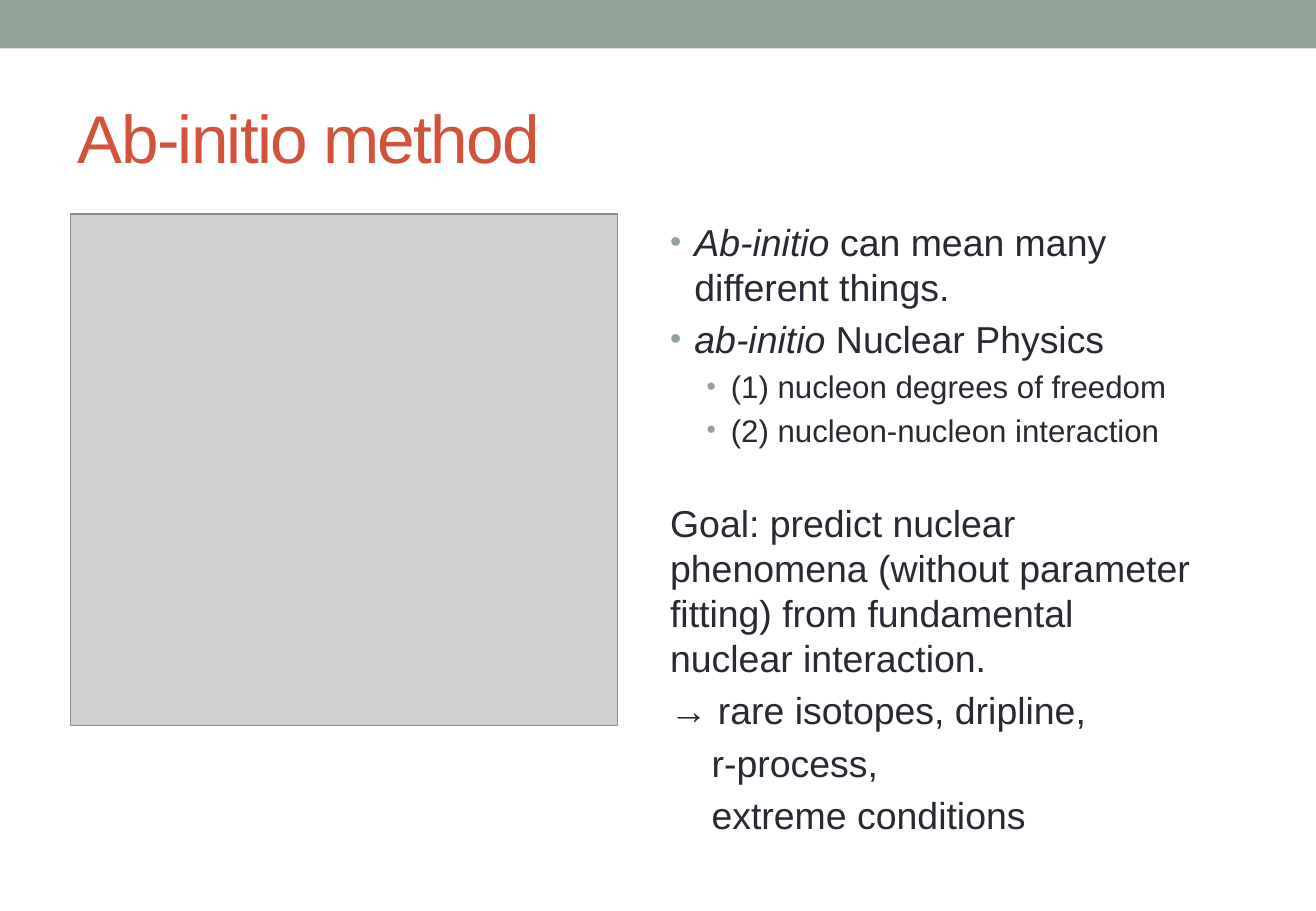
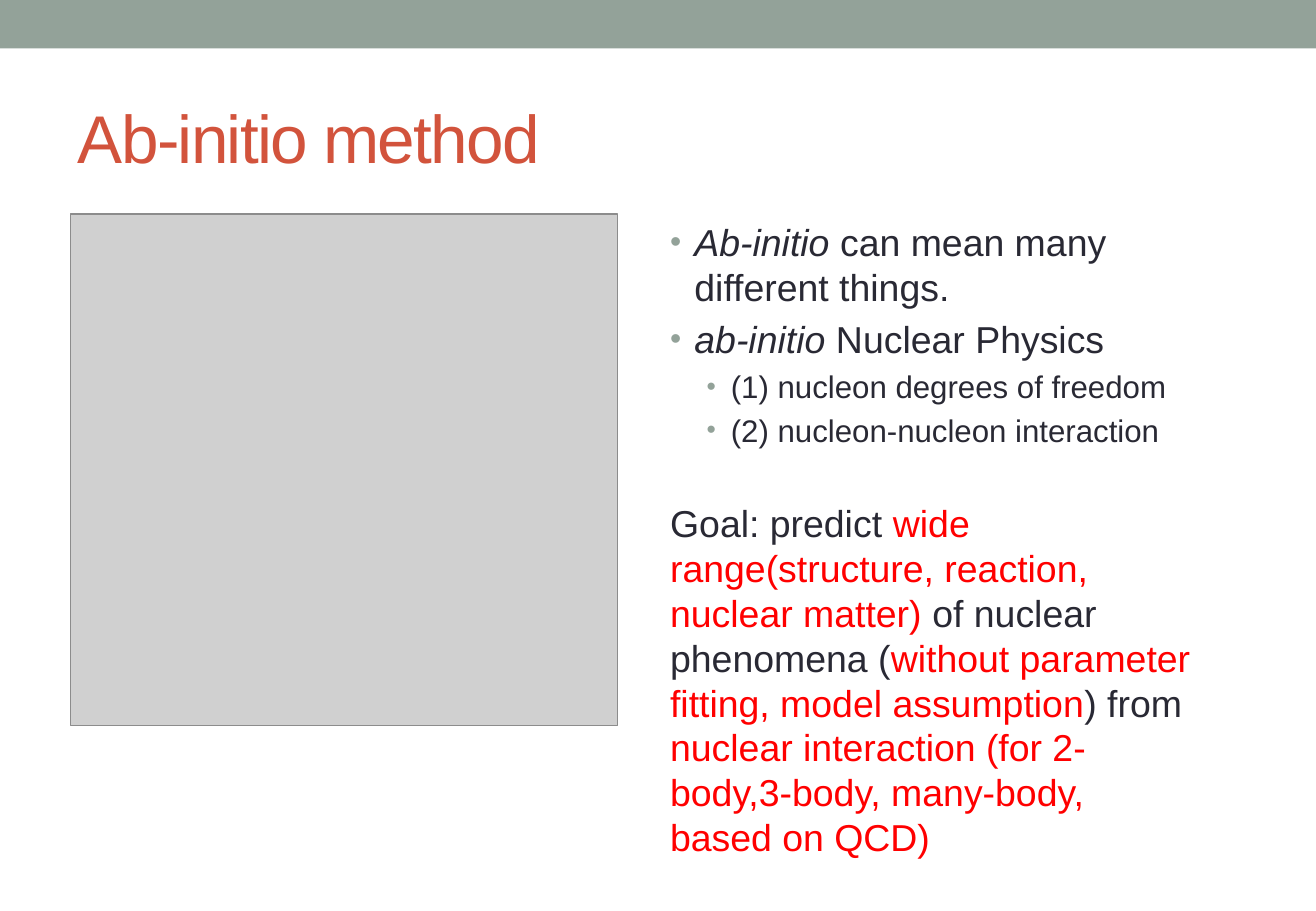
Before and after one commit to alphacentaury-github/NPSS2020, a slide deck: slide 4 of 20230612_Lattice_intro.pptx. Drawn at 1316x911 pixels with LibreOffice and Linux fonts; fonts in the diff are those of the drawing; grey boxes stand for pictures. Boxes give left, top, right and bottom in pixels: in the first picture for what was removed or moved away, otherwise in the second. Text is boxed around its words. In the diff, an @@ line names an element or a change of style, - is before the commit and + after.

```diff
--- a/20230612_Lattice_intro.pptx
+++ b/20230612_Lattice_intro.pptx
@@ text at box(670, 510, 1190, 859): text changed; text colour #292934 to #FF0000 @@
-Goal: predict nuclear phenomena (without parameter fitting) from fundamental nuclear interaction.
-→ rare isotopes, dripline,
-r-process,
-extreme conditions
+Goal: predict wide range(structure, reaction, nuclear matter) of nuclear phenomena (without parameter fitting, model assumption) from nuclear interaction (for 2-body,3-body, many-body, based on QCD)
```
Also in this commit, not shown: 3 other slides changed, 1 slide added.
